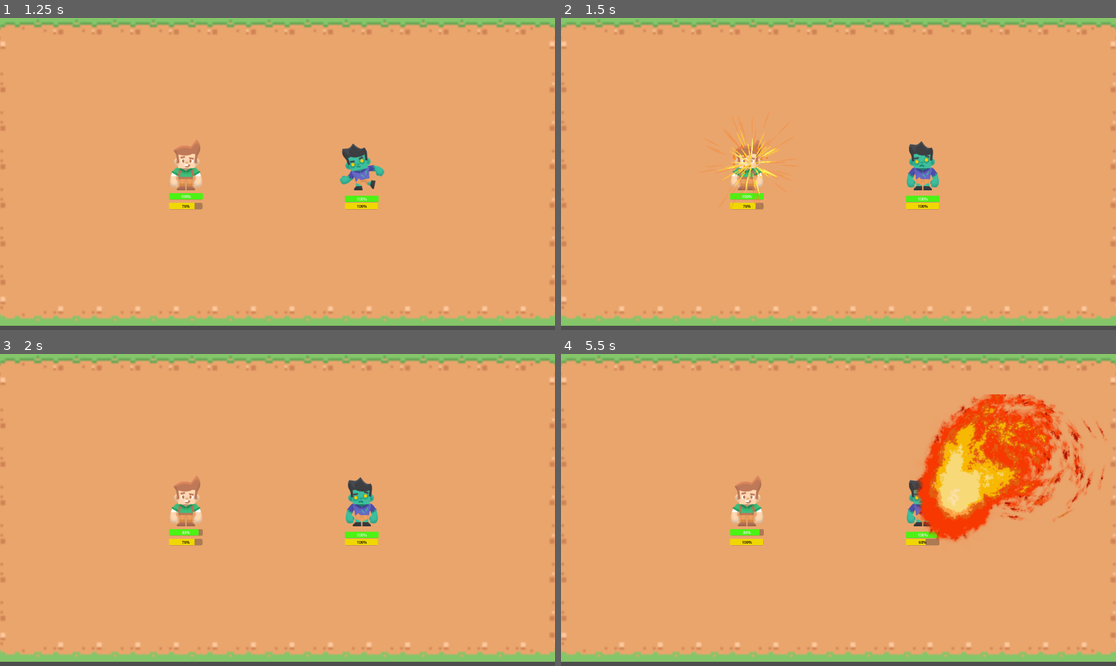
Above: before the commit, frames 1-4 (two rows, left to right).
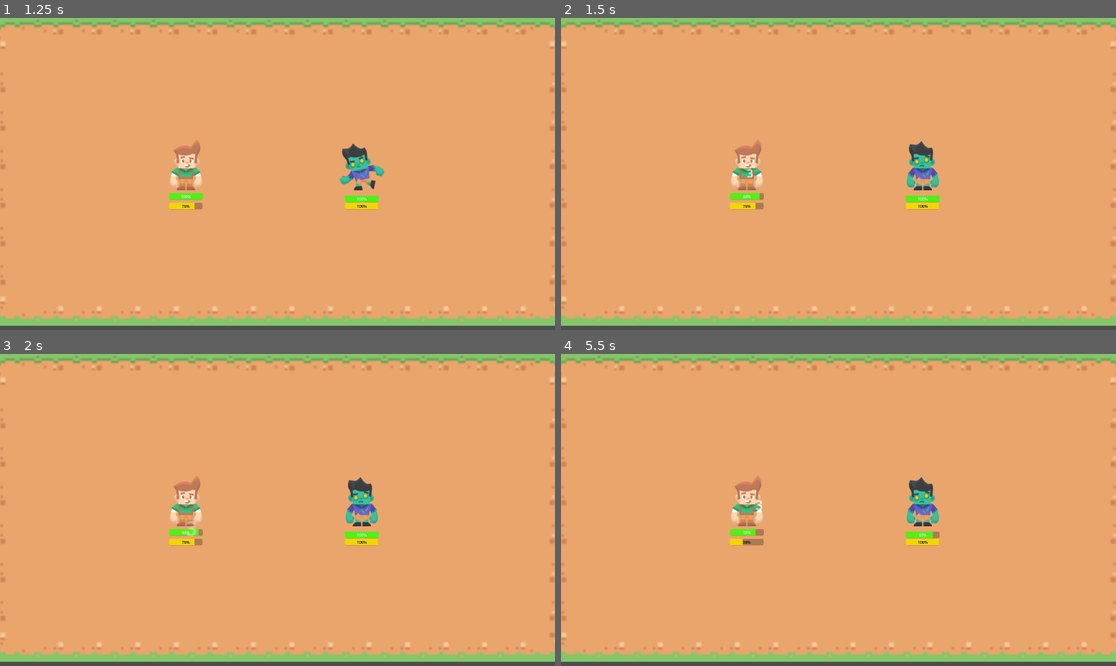
Above: after the commit, the same moments.

Repository: fadhilbagi/godot_first_rpg
Game: Godot game, scene res://levels/Battleground.tscn
Two runs of this game, one before a commit and one after it. Both use one fixed random seed, a clock stepped at 60 frames per second and the inputs below.
Inputs (mouse positions are in pixels of both pictures, inside the frame that each line leads up to):
- Up to frame 1 (1.25 s): no input
- Up to frame 2 (1.5 s): no input
- Up to frame 3 (2 s): no input
- Up to frame 4 (5.5 s): click (916, 619) at 2.77 s; click (993, 619) at 3.52 s; click (1066, 619) at 4.27 s

Frame 1 is identical in both runs. In frame 2, 0.6% of the frame differs, in the area x 26-42%, y 30-62%; in frame 3, less than 0.1%; in frame 4, 9.1%, in the area x 32-99%, y 12-62%.

Commit message:
adding battle damage animation

Diff:
--- a/characters/enemy/EnemyAlgo.gd
+++ b/characters/enemy/EnemyAlgo.gd
@@ -23,4 +23,4 @@
 			lowestHp = target.hp
 			targetLowestHp = target
 
-	battleService.defaultAttack(executer,skill,targetLowestHp.position,targetLowestHp,0.6)
+	battleService.defaultAttack(executer,skill,targetLowestHp.position,targetLowestHp,0.1)
--- a/feature/battle/BattleService.gd
+++ b/feature/battle/BattleService.gd
@@ -21,10 +21,17 @@
 	var skill = battleground.skills_scene[0].instantiate()
 
 	get_node("/root/Battleground/HUD/Skills").hide()
-	defaultAttack(executer,skill,target.position,target,0.8)
+	defaultAttack(executer,skill,target.position,target,0.1)
 
 func DealDamage(target,value):
 	target.takeDamage(value)
+	spawn_effect_damage(battleground.damage_scene,target,value)
+
+func spawn_effect_damage(EFFECT,target,value):
+	var effect = EFFECT.instantiate()
+	effect.position = target.position
+	battleground.add_child(effect)
+	effect.label.text = str(value)
 
 func EndTurn(object):
 	#await get_tree().create_timer(0.5).timeout
--- /dev/null
+++ b/feature/battle/damage_indicator.gd
@@ -0,0 +1,18 @@
+extends Node2D
+
+@export var SPEED: int = 30
+@export var FRICTION: int = 15
+var SHIFT_DIRECTION: Vector2 = Vector2.ZERO
+
+var label
+# Called when the node enters the scene tree for the first time.
+func _ready():
+	label = $Label
+	SHIFT_DIRECTION = Vector2(randi_range(-1,1), randi_range(-1,1))
+	pass # Replace with function body.
+
+
+# Called every frame. 'delta' is the elapsed time since the previous frame.
+func _process(delta):
+	global_position += SPEED * SHIFT_DIRECTION * delta
+	SPEED = max(SPEED -FRICTION * delta,0)
--- /dev/null
+++ b/feature/battle/damage_indicator.tscn
@@ -0,0 +1,92 @@
+[gd_scene load_steps=5 format=3 uid="uid://csdwb8lw0wyxc"]
+
+[ext_resource type="Script" path="res://feature/battle/damage_indicator.gd" id="1_1p8ur"]
+
+[sub_resource type="Animation" id="Animation_6l06k"]
+resource_name = "new_animation"
+tracks/0/type = "method"
+tracks/0/imported = false
+tracks/0/enabled = true
+tracks/0/path = NodePath(".")
+tracks/0/interp = 1
+tracks/0/loop_wrap = true
+tracks/0/keys = {
+"times": PackedFloat32Array(1),
+"transitions": PackedFloat32Array(1),
+"values": [{
+"args": [],
+"method": &"queue_free"
+}]
+}
+tracks/1/type = "value"
+tracks/1/imported = false
+tracks/1/enabled = true
+tracks/1/path = NodePath(".:scale")
+tracks/1/interp = 1
+tracks/1/loop_wrap = true
+tracks/1/keys = {
+"times": PackedFloat32Array(0, 0.3),
+"transitions": PackedFloat32Array(1, 1),
+"update": 0,
+"values": [Vector2(0.2, 0.2), Vector2(0.5, 0.5)]
+}
+tracks/2/type = "value"
+tracks/2/imported = false
+tracks/2/enabled = true
+tracks/2/path = NodePath(".:modulate")
+tracks/2/interp = 1
+tracks/2/loop_wrap = true
+tracks/2/keys = {
+"times": PackedFloat32Array(0, 0.3, 1),
+"transitions": PackedFloat32Array(1, 1, 1),
+"update": 0,
+"values": [Color(1, 1, 1, 1), Color(1, 1, 1, 0.7), Color(1, 1, 1, 0)]
+}
+
+[sub_resource type="Animation" id="Animation_ta8dy"]
+length = 0.001
+tracks/0/type = "value"
+tracks/0/imported = false
+tracks/0/enabled = true
+tracks/0/path = NodePath(".:scale")
+tracks/0/interp = 1
+tracks/0/loop_wrap = true
+tracks/0/keys = {
+"times": PackedFloat32Array(0),
+"transitions": PackedFloat32Array(1),
+"update": 0,
+"values": [Vector2(0.5, 0.5)]
+}
+tracks/1/type = "value"
+tracks/1/imported = false
+tracks/1/enabled = true
+tracks/1/path = NodePath(".:modulate")
+tracks/1/interp = 1
+tracks/1/loop_wrap = true
+tracks/1/keys = {
+"times": PackedFloat32Array(0),
+"transitions": PackedFloat32Array(1),
+"update": 0,
+"values": [Color(1, 1, 1, 1)]
+}
+
+[sub_resource type="AnimationLibrary" id="AnimationLibrary_bxogt"]
+_data = {
+"RESET": SubResource("Animation_ta8dy"),
+"new_animation": SubResource("Animation_6l06k")
+}
+
+[node name="DamageIndicator" type="Node2D"]
+scale = Vector2(0.5, 0.5)
+script = ExtResource("1_1p8ur")
+
+[node name="Label" type="Label" parent="."]
+offset_right = 40.0
+offset_bottom = 23.0
+text = "0"
+
+[node name="AnimationPlayer" type="AnimationPlayer" parent="."]
+autoplay = "new_animation"
+libraries = {
+"": SubResource("AnimationLibrary_bxogt")
+}
--- a/levels/Battleground.gd
+++ b/levels/Battleground.gd
@@ -2,6 +2,7 @@
 @export var mob_scene: PackedScene
 @export var player_scene: PackedScene
 @export var skills_scene: Array[PackedScene]
+@export var damage_scene: PackedScene
 
 var player
 var mob
--- a/levels/Battleground.tscn
+++ b/levels/Battleground.tscn
@@ -7,12 +7,14 @@
 [ext_resource type="TileSet" uid="uid://cbovk57ufb4qx" path="res://levels/Battleground.tres" id="4_ph52o"]
 [ext_resource type="Script" path="res://feature/battle/BattleService.gd" id="5_dmgp0"]
 [ext_resource type="PackedScene" uid="uid://c21uqtsbw37l" path="res://feature/skills/skill3/skill3.tscn" id="5_ib3d2"]
+[ext_resource type="PackedScene" uid="uid://csdwb8lw0wyxc" path="res://feature/battle/damage_indicator.tscn" id="6_oumub"]
 
 [node name="Battleground" type="Node2D"]
 script = ExtResource("1_vlntp")
 mob_scene = ExtResource("2_w3ppg")
 player_scene = ExtResource("3_fm3ki")
 skills_scene = Array[PackedScene]([ExtResource("4_2b3db"), ExtResource("5_ib3d2")])
+damage_scene = ExtResource("6_oumub")
 
 [node name="Camera2D" type="Camera2D" parent="."]
 position = Vector2(572, 354)
Not shown: 1 places in levels/Battleground.tscn that only renumber resources
